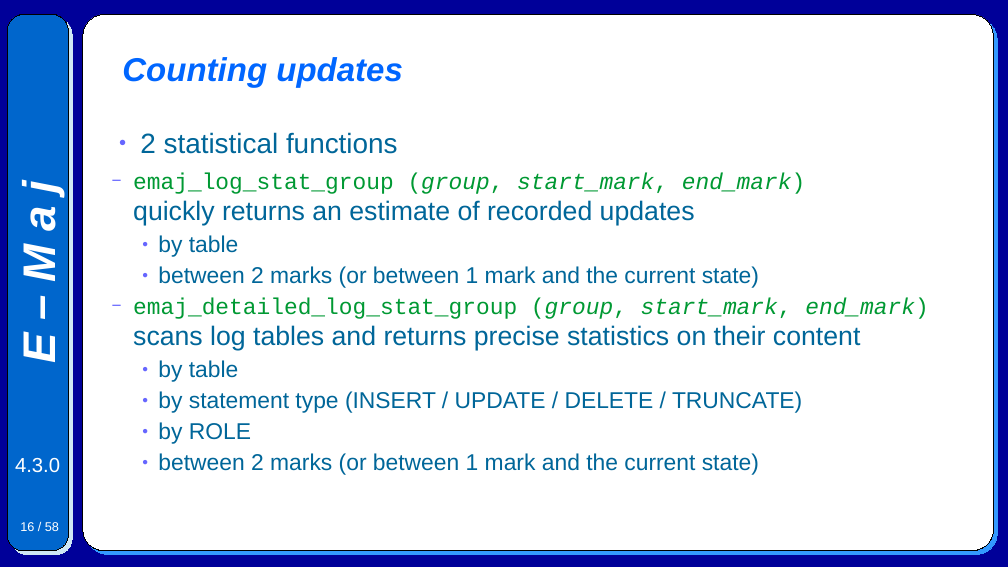
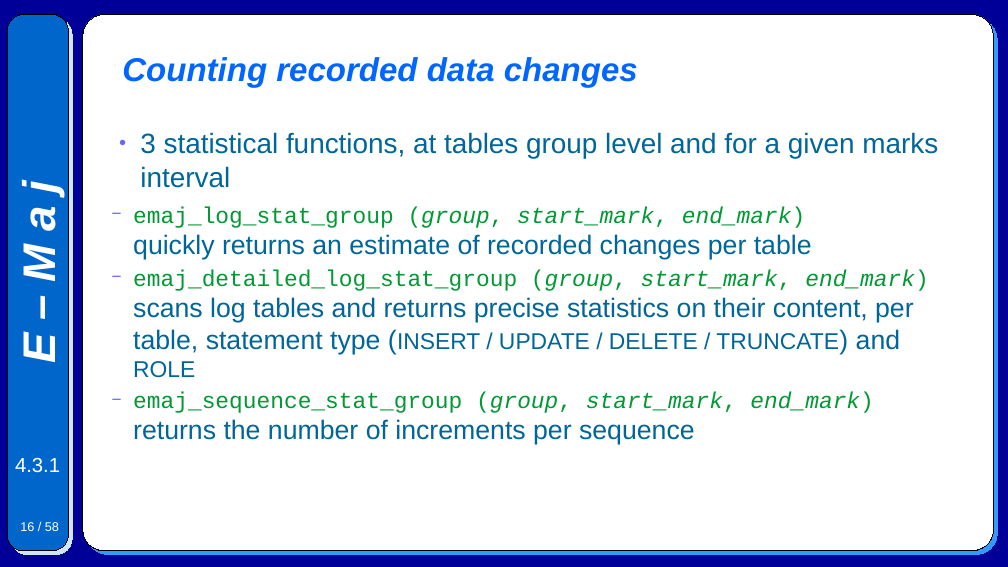
Before and after one commit to beaud76/emaj_doc, a slide deck: slide 16 of Emaj.devel_pres_en.odp. Drawn at 1008x567 pixels with LibreOffice and Linux fonts; fonts in the diff are those of the drawing. Boxes give left, top, right and bottom in pixels: in the first picture for what was removed or moved away, otherwise in the second. Text is boxed around its words. In the diff, an @@ line names an element or a change of style, - is before the commit and + after.

```diff
--- a/Emaj.devel_pres_en.odp
+++ b/Emaj.devel_pres_en.odp
@@ title at (122,57,638,88): text changed @@
-Counting updates
+Counting recorded data changes
@@ text at (133,132,938,445): text changed @@
-● 2 statistical functions
-  − emaj_log_stat_group (group, start_mark, end_mark)
-    quickly returns an estimate of recorded updates
-    ● by table
-    ● between 2 marks (or between 1 mark and the current state)
-  − emaj_detailed_log_stat_group (group, start_mark, end_mark)
-    scans log tables and returns precise statistics on their content
-    ● by table
-    ● by statement type (INSERT / UPDATE / DELETE / TRUNCATE)
-    ● by ROLE
-    ● between 2 marks (or between 1 mark and the current state)
+● 3 statistical functions, at tables group level and for a given marks interval
+  − emaj_log_stat_group (group, start_mark, end_mark)
+    quickly returns an estimate of recorded changes per table
+  − emaj_detailed_log_stat_group (group, start_mark, end_mark)
+    scans log tables and returns precise statistics on their content, per table, statement type (INSERT / UPDATE / DELETE / TRUNCATE) and ROLE
+  − emaj_sequence_stat_group (group, start_mark, end_mark) returns the number of increments per sequence
@@ text at (15,458,60,473): text changed @@
-4.3.0
+4.3.1
```
Also in this commit, not shown: 53 other slides changed, 6 other files.
